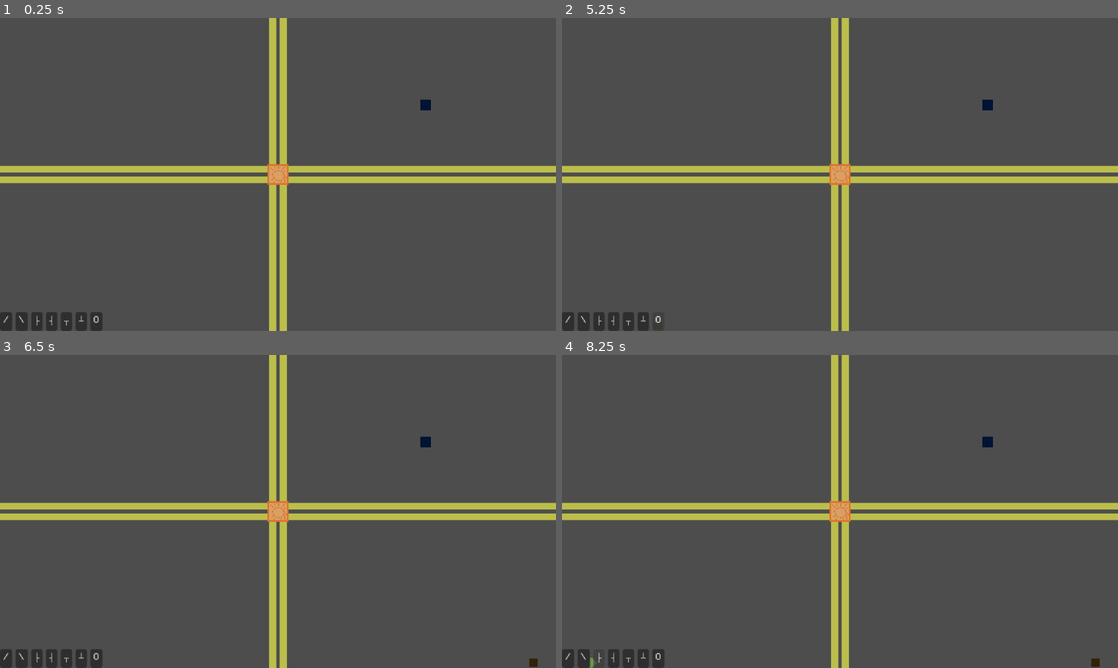
Above: before the commit, frames 1-4 (two rows, left to right).
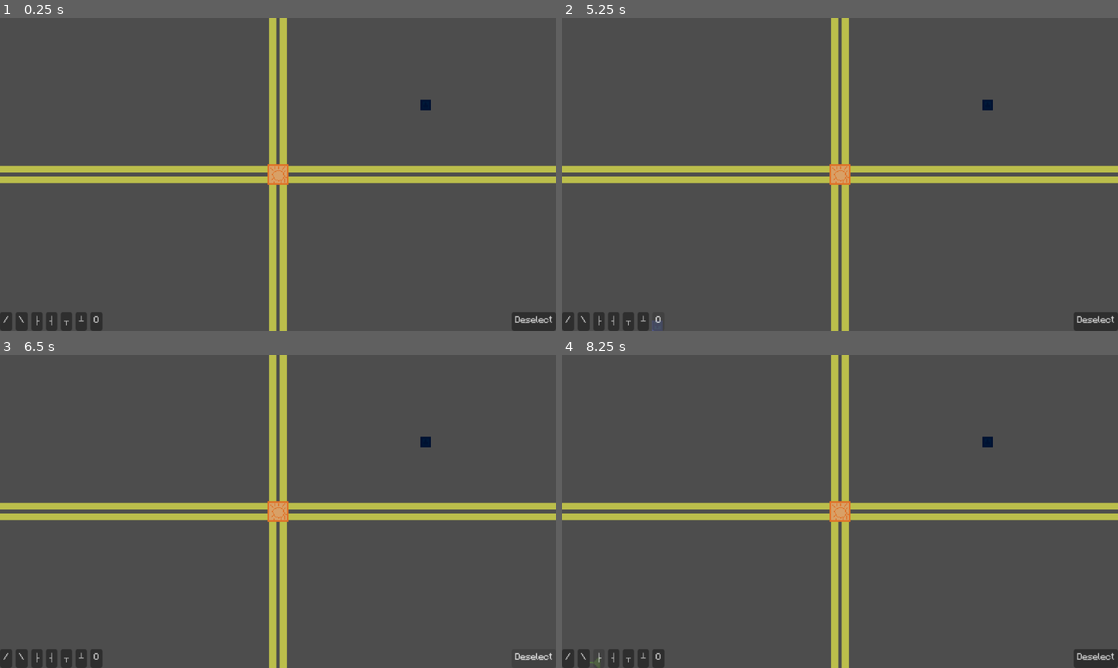
Above: after the commit, the same moments.

Repository: TrueHopolok/gj_solarnight
Game: Godot game, scene res://scenes/builder/builder_test.tscn
The game is run twice, just before and just after one commit, with the same random seed, the same clock (stepped at 60 frames per second) and the same inputs. This scene is started directly instead of the project's main scene.
Inputs (mouse positions are in pixels of both pictures, inside the frame that each line leads up to):
- Up to frame 1 (0.25 s): no input
- Up to frame 2 (5.25 s): click "/" at 0.5 s; click "\" at 1.25 s; click "├" at 2 s; click "┤" at 2.75 s; click "┬" at 3.5 s; click "┴" at 4.25 s; click "O" at 5 s
- Up to frame 3 (6.5 s): click (533, 658) at 5.75 s, where only the run after the commit has a clickable "Deselect"
- Up to frame 4 (8.25 s): click "/" at 6.5 s; click "\" at 7.25 s; click "├" at 8 s

The runs differ from the first frame. In frame 1, 0.4% of the frame differs, in the area x 92-100%, y 94-100%; in frame 2, 0.5%, in the area x 16-100%, y 94-100%; in frame 3, 0.1%; in frame 4, 0.5%.

Commit message:
feature: better builder list

Diff:
--- /dev/null
+++ b/assets/build_list/build_list.tres
@@ -0,0 +1,109 @@
+[gd_resource type="Resource" script_class="BuildList" format=3 uid="uid://d32aym1ox3gnq"]
+
+[ext_resource type="Script" uid="uid://ddlsqsg032paw" path="res://scenes/builder/buildable.gd" id="1_7ewgr"]
+[ext_resource type="Texture2D" uid="uid://373jjfq7kqxb" path="res://assets/temperary/tileset.png" id="2_0d06k"]
+[ext_resource type="PackedScene" uid="uid://dym5qbfu5h0e4" path="res://scenes/building/mirror/mirror_dl.tscn" id="3_fioon"]
+[ext_resource type="PackedScene" uid="uid://c00c3vtmev4dv" path="res://scenes/building/mirror/mirror_dr.tscn" id="4_gvddr"]
+[ext_resource type="Script" uid="uid://d1bjkejhlbrs1" path="res://scenes/builder/build_list.gd" id="5_5e1dn"]
+[ext_resource type="PackedScene" uid="uid://bhx3tkm8c6n24" path="res://scenes/building/mirror/splitter_l.tscn" id="5_6p4cn"]
+[ext_resource type="PackedScene" uid="uid://un6w6s3k87c8" path="res://scenes/building/mirror/splitter_r.tscn" id="6_1m00g"]
+[ext_resource type="PackedScene" uid="uid://dmgorvreasa72" path="res://scenes/building/mirror/splitter_b.tscn" id="7_o41uc"]
+[ext_resource type="PackedScene" uid="uid://bt740y4ks0po" path="res://scenes/building/mirror/splitter_t.tscn" id="8_1nmtp"]
+[ext_resource type="PackedScene" uid="uid://ddv7ul50cfopu" path="res://scenes/building/tower/canon.tscn" id="9_pblee"]
+[ext_resource type="PackedScene" uid="uid://b5q0rxrnelrcs" path="res://scenes/building/tower/laser.tscn" id="10_fq1x2"]
+[ext_resource type="PackedScene" uid="uid://qfyraiudtjlh" path="res://scenes/building/tower/mortar.tscn" id="11_c2mrs"]
+
+[sub_resource type="AtlasTexture" id="AtlasTexture_ifvt4"]
+atlas = ExtResource("2_0d06k")
+region = Rect2(36, 12, 12, 12)
+
+[sub_resource type="Resource" id="Resource_3phmx"]
+script = ExtResource("1_7ewgr")
+scene = ExtResource("3_fioon")
+preview = SubResource("AtlasTexture_ifvt4")
+metadata/_custom_type_script = "uid://ddlsqsg032paw"
+
+[sub_resource type="AtlasTexture" id="AtlasTexture_6p4cn"]
+atlas = ExtResource("2_0d06k")
+region = Rect2(24, 12, 12, 12)
+
+[sub_resource type="Resource" id="Resource_1m00g"]
+script = ExtResource("1_7ewgr")
+scene = ExtResource("4_gvddr")
+preview = SubResource("AtlasTexture_6p4cn")
+metadata/_custom_type_script = "uid://ddlsqsg032paw"
+
+[sub_resource type="AtlasTexture" id="AtlasTexture_fdqv5"]
+atlas = ExtResource("2_0d06k")
+region = Rect2(48, 12, 12, 12)
+
+[sub_resource type="Resource" id="Resource_o41uc"]
+script = ExtResource("1_7ewgr")
+scene = ExtResource("5_6p4cn")
+preview = SubResource("AtlasTexture_fdqv5")
+metadata/_custom_type_script = "uid://ddlsqsg032paw"
+
+[sub_resource type="AtlasTexture" id="AtlasTexture_f7mqj"]
+atlas = ExtResource("2_0d06k")
+region = Rect2(60, 12, 12, 12)
+
+[sub_resource type="Resource" id="Resource_1nmtp"]
+script = ExtResource("1_7ewgr")
+scene = ExtResource("6_1m00g")
+preview = SubResource("AtlasTexture_f7mqj")
+metadata/_custom_type_script = "uid://ddlsqsg032paw"
+
+[sub_resource type="AtlasTexture" id="AtlasTexture_qojc3"]
+atlas = ExtResource("2_0d06k")
+region = Rect2(48, 0, 12, 12)
+
+[sub_resource type="Resource" id="Resource_pblee"]
+script = ExtResource("1_7ewgr")
+scene = ExtResource("7_o41uc")
+preview = SubResource("AtlasTexture_qojc3")
+metadata/_custom_type_script = "uid://ddlsqsg032paw"
+
+[sub_resource type="AtlasTexture" id="AtlasTexture_i2fd4"]
+atlas = ExtResource("2_0d06k")
+region = Rect2(60, 0, 12, 12)
+
+[sub_resource type="Resource" id="Resource_fq1x2"]
+script = ExtResource("1_7ewgr")
+scene = ExtResource("8_1nmtp")
+preview = SubResource("AtlasTexture_i2fd4")
+metadata/_custom_type_script = "uid://ddlsqsg032paw"
+
+[sub_resource type="AtlasTexture" id="AtlasTexture_wafxf"]
+atlas = ExtResource("2_0d06k")
+region = Rect2(24, 0, 12, 12)
+
+[sub_resource type="Resource" id="Resource_c2mrs"]
+script = ExtResource("1_7ewgr")
+scene = ExtResource("9_pblee")
+preview = SubResource("AtlasTexture_wafxf")
+metadata/_custom_type_script = "uid://ddlsqsg032paw"
+
+[sub_resource type="AtlasTexture" id="AtlasTexture_174te"]
+atlas = ExtResource("2_0d06k")
+region = Rect2(24, 0, 12, 12)
+
+[sub_resource type="Resource" id="Resource_fdqv5"]
+script = ExtResource("1_7ewgr")
+scene = ExtResource("10_fq1x2")
+preview = SubResource("AtlasTexture_174te")
+metadata/_custom_type_script = "uid://ddlsqsg032paw"
+
+[sub_resource type="AtlasTexture" id="AtlasTexture_ill4i"]
+atlas = ExtResource("2_0d06k")
+region = Rect2(24, 0, 12, 12)
+
+[sub_resource type="Resource" id="Resource_f7mqj"]
+script = ExtResource("1_7ewgr")
+scene = ExtResource("11_c2mrs")
+preview = SubResource("AtlasTexture_ill4i")
+metadata/_custom_type_script = "uid://ddlsqsg032paw"
+
+[resource]
+script = ExtResource("5_5e1dn")
+items = Array[ExtResource("1_7ewgr")]([SubResource("Resource_3phmx"), SubResource("Resource_1m00g"), SubResource("Resource_o41uc"), SubResource("Resource_1nmtp"), SubResource("Resource_pblee"), SubResource("Resource_fq1x2"), SubResource("Resource_c2mrs"), SubResource("Resource_fdqv5"), SubResource("Resource_f7mqj")])
+metadata/_custom_type_script = "uid://d1bjkejhlbrs1"
--- /dev/null
+++ b/scenes/builder/build_list.gd
@@ -0,0 +1,5 @@
+class_name BuildList
+extends Resource
+
+
+@export var items: Array[Buildable]
--- /dev/null
+++ b/scenes/builder/buildable.gd
@@ -0,0 +1,7 @@
+class_name Buildable
+extends Resource
+
+
+@export var scene: PackedScene
+@export var price: int = 1
+@export var preview: Texture
--- a/scenes/builder/builder.gd
+++ b/scenes/builder/builder.gd
@@ -8,10 +8,10 @@
 const BUILDING_COLLISION_MASK: int = 1
 const LIGHT_COLLISION_MASK: int = 2
 
-@export var placeables: Array[PackedScene] = []
+@export var build_list: BuildList = preload("uid://d32aym1ox3gnq")
 
 var _selected_index: int = -1
-var _preview_instance: Node2D = null
+var _preview_instance: Sprite2D = null
 
 var _light_beams: PackedVector2Array
 
@@ -49,7 +49,10 @@
 	if _get_scene_at(_world_to_map(at)) != null:
 		return # already placed
 
-	var inst := placeables[_selected_index].instantiate()
+	if not GameManager.get_instance().materials_buy(build_list.items[_selected_index].price):
+		return
+
+	var inst := build_list.items[_selected_index].scene.instantiate()
 	inst.position = _round_to_cell_center(at)
 
 	add_child(inst)
@@ -81,7 +84,6 @@
 	params.collide_with_bodies = true
 	params.collision_mask = BUILDING_COLLISION_MASK
 	params.position = to_global(pos)
-	params.exclude = _extract_rids([_preview_instance])
 
 	var res := get_world_2d().direct_space_state.intersect_point(params, 1)
 	if res.is_empty():
@@ -146,7 +148,7 @@
 	params.collide_with_areas = true
 	params.collide_with_bodies = true
 	params.collision_mask = LIGHT_COLLISION_MASK
-	params.exclude = _extract_rids([_preview_instance, _get_scene_at(from)])
+	params.exclude = _extract_rids([_get_scene_at(from)])
 	params.hit_from_inside = true
 	params.from = _map_to_world(from)
 	params.to = params.from + _dir_to_vec(dir) * A_LOT
@@ -202,28 +204,26 @@
 
 
 func select_building(idx: int) -> void:
-	assert(idx == -1 or (0 <= idx and idx < placeables.size()),
-		"select building: index %s with len %s" % [idx, placeables.size()])
+	assert(idx == -1 or (0 <= idx and idx < build_list.items.size()),
+		"select building: index %s with len %s" % [idx, build_list.items.size()])
 
 	if idx == _selected_index:
 		return
 
-	if is_instance_valid(_preview_instance):
-		_preview_instance.queue_free()
-
+	if not is_instance_valid(_preview_instance):
+		_preview_instance = Sprite2D.new()
+		_preview_instance.modulate.a = 0.5
+		add_child(_preview_instance)
+
+	_preview_instance.visible = idx >= 0
+	_preview_instance.texture = null if idx == -1 else build_list.items[idx].preview
 	_selected_index = idx
-	_preview_instance = placeables[idx].instantiate()
-	_preview_instance.set_process(false)
-	_preview_instance.set_physics_process(false)
-	_preview_instance.set_process_input(false)
-	_preview_instance.set_process_shortcut_input(false)
-	_preview_instance.set_process_unhandled_input(false)
-	_preview_instance.set_process_unhandled_key_input(false)
-	_preview_instance.modulate.a = 0.5
-
 	_preview_instance.position = _round_to_cell_center(get_local_mouse_position())
-	add_child(_preview_instance)
+
+
+func deselect_building() -> void:
+	select_building(-1)
 
 
 func building_num() -> int:
-	return placeables.size()
+	return build_list.items.size()
--- a/scenes/builder/builder_test.gd
+++ b/scenes/builder/builder_test.gd
@@ -8,6 +8,7 @@
 @onready var button_split_b: Button = $CanvasLayer/ScrollContainer/HBoxContainer/ButtonSplitB
 @onready var button_split_u: Button = $CanvasLayer/ScrollContainer/HBoxContainer/ButtonSplitU
 @onready var button_lightbulb: Button = $CanvasLayer/ScrollContainer/HBoxContainer/ButtonLightbulb
+@onready var button_deselect: Button = $CanvasLayer/ScrollContainer/HBoxContainer/ButtonDeselect
 
 @onready var builder: Builder = $Builder
 
@@ -20,3 +21,4 @@
 	button_split_b.pressed.connect(builder.select_building.bind(4))
 	button_split_u.pressed.connect(builder.select_building.bind(5))
 	button_lightbulb.pressed.connect(builder.select_building.bind(6))
+	button_deselect.pressed.connect(builder.deselect_building)
--- a/scenes/builder/builder_test.tscn
+++ b/scenes/builder/builder_test.tscn
@@ -3,22 +3,17 @@
 [ext_resource type="PackedScene" uid="uid://dco3bp4wnx0tl" path="res://scenes/building/sun/sun.tscn" id="1_c3iil"]
 [ext_resource type="Script" uid="uid://d14othi433ga2" path="res://scenes/builder/builder_test.gd" id="1_cyu0q"]
 [ext_resource type="Script" uid="uid://ca785icsltr3n" path="res://scenes/builder/builder.gd" id="1_sgb50"]
-[ext_resource type="PackedScene" uid="uid://c00c3vtmev4dv" path="res://scenes/building/mirror/mirror_dr.tscn" id="2_rtg1y"]
-[ext_resource type="PackedScene" uid="uid://dym5qbfu5h0e4" path="res://scenes/building/mirror/mirror_dl.tscn" id="3_fwtt1"]
-[ext_resource type="PackedScene" uid="uid://un6w6s3k87c8" path="res://scenes/building/mirror/splitter_r.tscn" id="4_g3gi7"]
-[ext_resource type="PackedScene" uid="uid://bhx3tkm8c6n24" path="res://scenes/building/mirror/splitter_l.tscn" id="5_76ts0"]
-[ext_resource type="PackedScene" uid="uid://dmgorvreasa72" path="res://scenes/building/mirror/splitter_b.tscn" id="6_ifhcp"]
-[ext_resource type="PackedScene" uid="uid://bt740y4ks0po" path="res://scenes/building/mirror/splitter_t.tscn" id="7_1qxg1"]
-[ext_resource type="PackedScene" uid="uid://cy3oha0ardfa8" path="res://scenes/building/lightbulb/lightbulb.tscn" id="8_fwtt1"]
+[ext_resource type="PackedScene" uid="uid://cpvo88ktvlqb4" path="res://scenes/game_manager/game_manager.tscn" id="2_s64oy"]
 [ext_resource type="PackedScene" uid="uid://qfyraiudtjlh" path="res://scenes/building/tower/mortar.tscn" id="12_3c4em"]
 [ext_resource type="PackedScene" uid="uid://c6m2t0msh8u8e" path="res://scenes/enemy/enemy_type/enemy_fodder.tscn" id="12_c3rwh"]
 
 [node name="BuilderTest" type="Node2D" unique_id=1599685715 groups=["main_game_scene"]]
 script = ExtResource("1_cyu0q")
 
+[node name="GameManager" parent="." unique_id=951158312 instance=ExtResource("2_s64oy")]
+
 [node name="Builder" type="Node2D" parent="." unique_id=1636076812]
 script = ExtResource("1_sgb50")
-placeables = Array[PackedScene]([ExtResource("2_rtg1y"), ExtResource("3_fwtt1"), ExtResource("4_g3gi7"), ExtResource("5_76ts0"), ExtResource("6_ifhcp"), ExtResource("7_1qxg1"), ExtResource("8_fwtt1")])
 metadata/_custom_type_script = "uid://ca785icsltr3n"
 
 [node name="Sun" parent="." unique_id=1057295584 instance=ExtResource("1_c3iil")]
@@ -69,6 +64,14 @@
 layout_mode = 2
 text = "O"
 
+[node name="Control" type="Control" parent="CanvasLayer/ScrollContainer/HBoxContainer" unique_id=943492958]
+layout_mode = 2
+size_flags_horizontal = 3
+
+[node name="ButtonDeselect" type="Button" parent="CanvasLayer/ScrollContainer/HBoxContainer" unique_id=866240079]
+layout_mode = 2
+text = "Deselect"
+
 [node name="Enemy7" parent="." unique_id=1449921778 instance=ExtResource("12_c3rwh")]
 position = Vector2(233, 110)
 MOVEMENT_SPEED = 0.0
Not shown, added: scenes/builder/build_list.gd.uid
Not shown, added: scenes/builder/buildable.gd.uid
